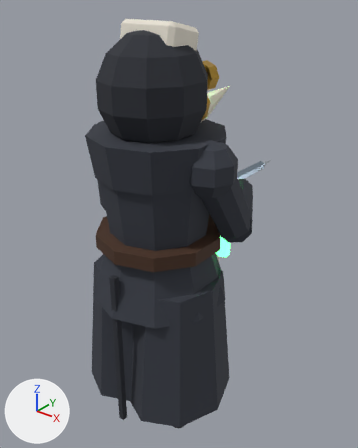
What one commit did to the glTF model assets/models/heroes/vesna.glb.
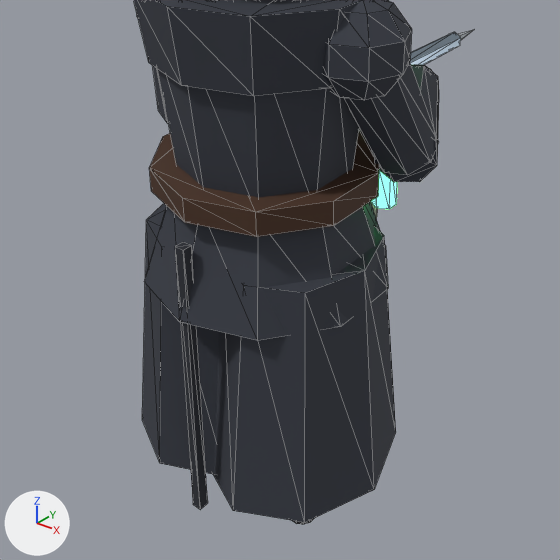
Each version is shown whole from a camera (50 mm lens) standing at (1.48, -1.69, 2.31) and looking at (-0.13, 0.32, 1.06), then close up on the part from 4% to 89% of the width and 32% to 100% of the height. Arrows for +X, +Y and +Z are at lower left; the lights stay in place. The last two pictures show the newer version. The close-ups show mesh edges as thin lines. Vertices at exactly the same position are counted once.

Objects in the first close-up: 'vesna_body'.
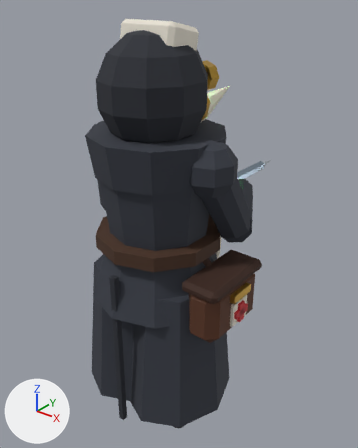
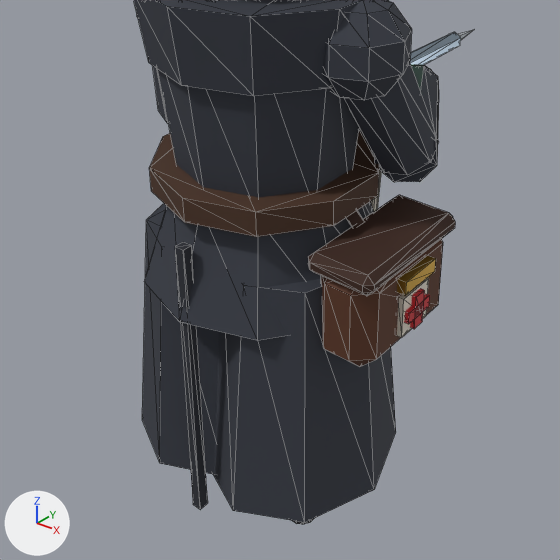
Location of each change, [x1, y1, x2, y2] in pixels of the close-ups (560 x 560 px):
part 1 of me_vesna_mesh, added
    after: [397, 278, 429, 338]
part 2 of me_vesna_mesh, added
    after: [410, 288, 425, 329]
part 3 of me_vesna_mesh, added
    after: [404, 294, 430, 324]
part 4 of me_vesna_mesh, added (brown)
    after: [321, 239, 443, 367]
part 5 of me_vesna_mesh, added (brown)
    after: [308, 195, 455, 296]
part 6 of me_vesna_mesh, added
    after: [397, 255, 436, 296]
part 7 of me_vesna_mesh, deleted (green)
    before: [371, 170, 397, 209]
part 8 of me_vesna_mesh, added
    after: [346, 211, 365, 227]

The change, as a diff of the scene's bpy script:
```diff
--- a/assets/models/heroes/vesna.glb.py
+++ b/assets/models/heroes/vesna.glb.py
@@ me_vesna_mesh @@
-me_vesna_mesh.from_pydata(...)  # 946 vertices, 1696 faces; spans x -0.45..0.42, y -0.36..1.26, z 0.0..2.18
+me_vesna_mesh.from_pydata(...)  # 1106 vertices, 1968 faces; spans x -0.45..0.5, y -0.36..1.26, z 0.0..2.18
+# me_vesna_mesh part 1: a new loose piece, a box spanning x 0.465..0.485, y -0.04..0.08, z 0.84..0.96, in mat_m_e8e2d4_27 (white #e8e2d4)
+# me_vesna_mesh part 2: a new loose piece, a box spanning x 0.473..0.498, y 0.0..0.04, z 0.85..0.95, in mat_m_c8202a_28 (red #c8202a)
+# me_vesna_mesh part 3: a new loose piece, a box spanning x 0.473..0.498, y -0.03..0.07, z 0.882..0.917, in mat_m_c8202a_28 (red #c8202a)
+# me_vesna_mesh part 4: the loose piece of 24 vertices spanning x 0.06..0.22, y -0.11..0.21, z 0.0..0.16 is copied, and the copy is scaled about its middle by (0.982, 1.2, 1.93), then moved by (0.24, -0.03, 0.84), in mat_m_5a3420_34 (brown #5a3420); it spans x 0.29..0.47, y -0.18..0.22, z 0.77..1.07
+# me_vesna_mesh part 5: the loose piece of 24 vertices spanning x -0.12..0.0, y 0.21..0.61, z 1.15..1.29 is copied, and the copy is scaled about its middle by (1.82, 1.05, 0.313), then moved by (0.44, -0.39, -0.16), in mat_m_3a2014_35 (brown #3a2014); it spans x 0.28..0.48, y -0.19..0.23, z 1.03..1.09
+# me_vesna_mesh part 6: a new loose piece, a box spanning x 0.465..0.495, y -0.05..0.09, z 0.98..1.02, in mat_m_c9a040_30 (yellow #c9a040)
+# me_vesna_mesh part 7: the loose piece of 12 vertices spanning x 0.24..0.3, y 0.15..0.22, z 1.07..1.19 is deleted
+# me_vesna_mesh part 8: 8 vertices added at x -0.22..0.32, y -0.02..0.04, z 1.06..1.64
+# other edits to the shape of me_vesna_mesh do not show in these pictures
 me_vesna_mesh.materials.append(mat_m_363a44_25)
@@ me_vesna_mesh @@
 me_vesna_mesh.materials.append(mat_m_e0e8f0_37)
+me_vesna_mesh.materials.append(mat_m_9ad8c0_31)  # green #9ad8c0, glowing green #7aac98
+me_vesna_mesh.materials.append(mat_m_2a1418_32)  # black #2a1418
+me_vesna_mesh.materials.append(mat_m_a07848_33)  # brown #a07848
+me_vesna_mesh.materials.append(mat_m_5a3420_34)  # brown #5a3420
+me_vesna_mesh.materials.append(mat_m_3a2014_35)  # brown #3a2014
```
